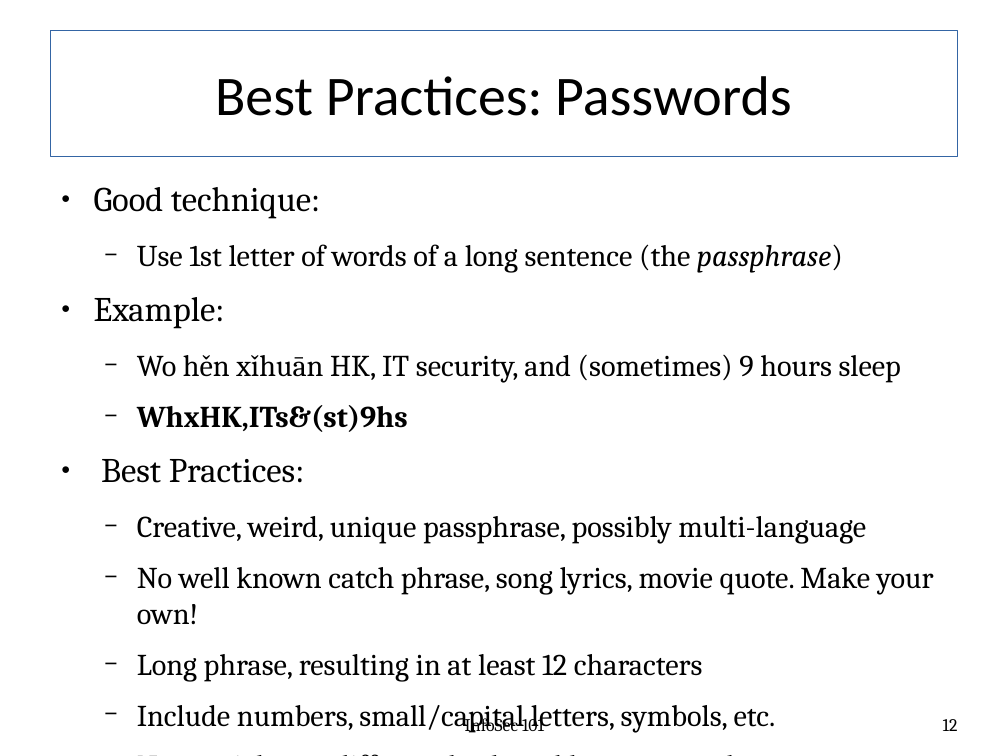
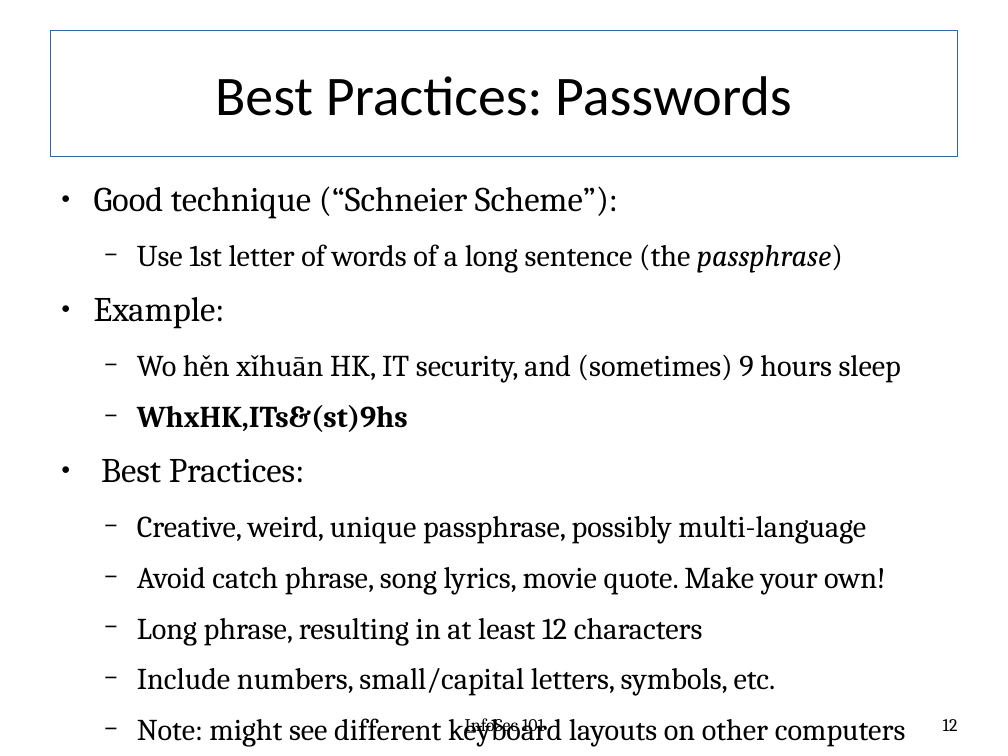
Before and after one commit to fabianlischka/InfoSec101, a slide deck: slide 12 of InfoSec101-Presentation-FCC-2015-02-26.odp. Drawn at 1008x756 pixels with LibreOffice and Linux fonts; fonts in the diff are those of the drawing. Boxes give left, top, right and bottom in pixels: in the first picture for what was removed or moved away, otherwise in the second. Text is boxed around its words. In the diff, an @@ line names an element or a change of style, - is before the commit and + after.

```diff
--- a/InfoSec101-Presentation-FCC-2015-02-26.odp
+++ b/InfoSec101-Presentation-FCC-2015-02-26.odp
@@ text at (94,186,618,219): text changed @@
-● Good technique:
+● Good technique (“Schneier Scheme”):
@@ text at (137,567,886,595): text changed @@
-  − No well known catch phrase, song lyrics, movie quote. Make your own!
+  − Avoid catch phrase, song lyrics, movie quote. Make your own!
```
Also in this commit, not shown: 7 other slides changed, 25 slides added.
